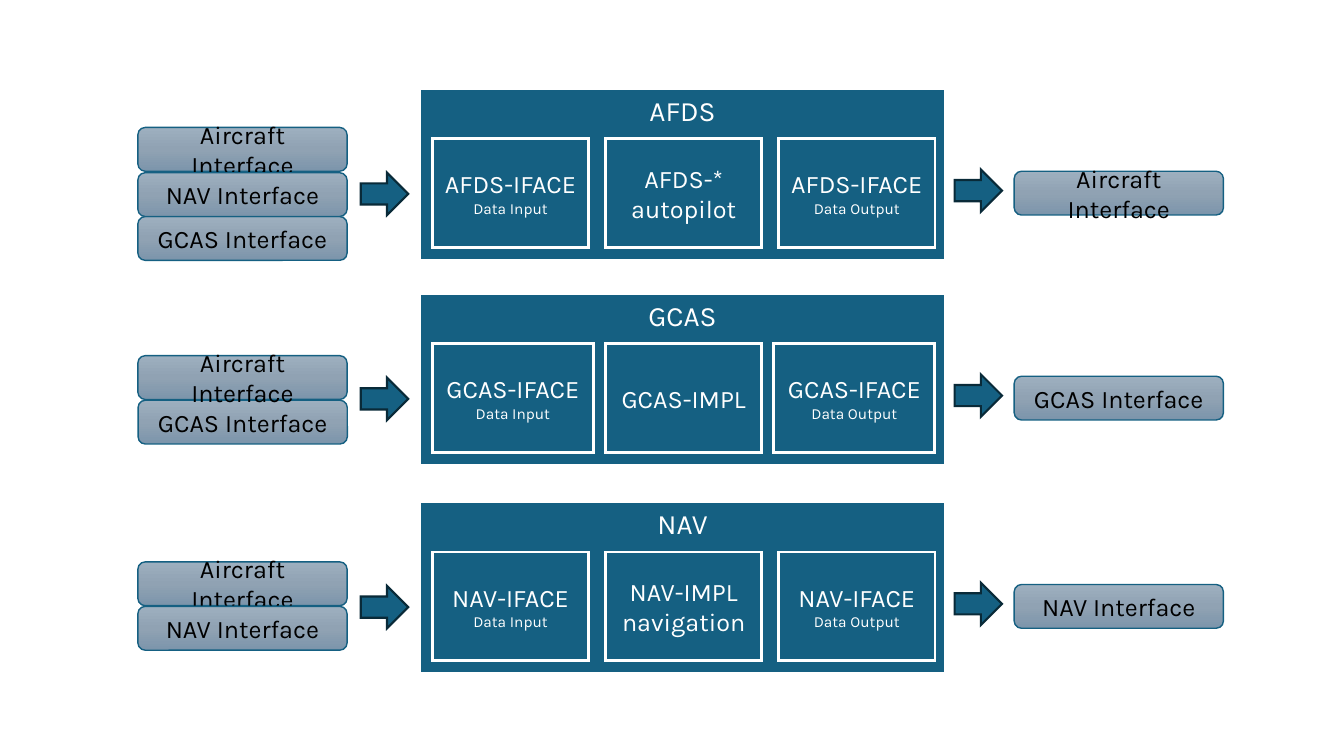
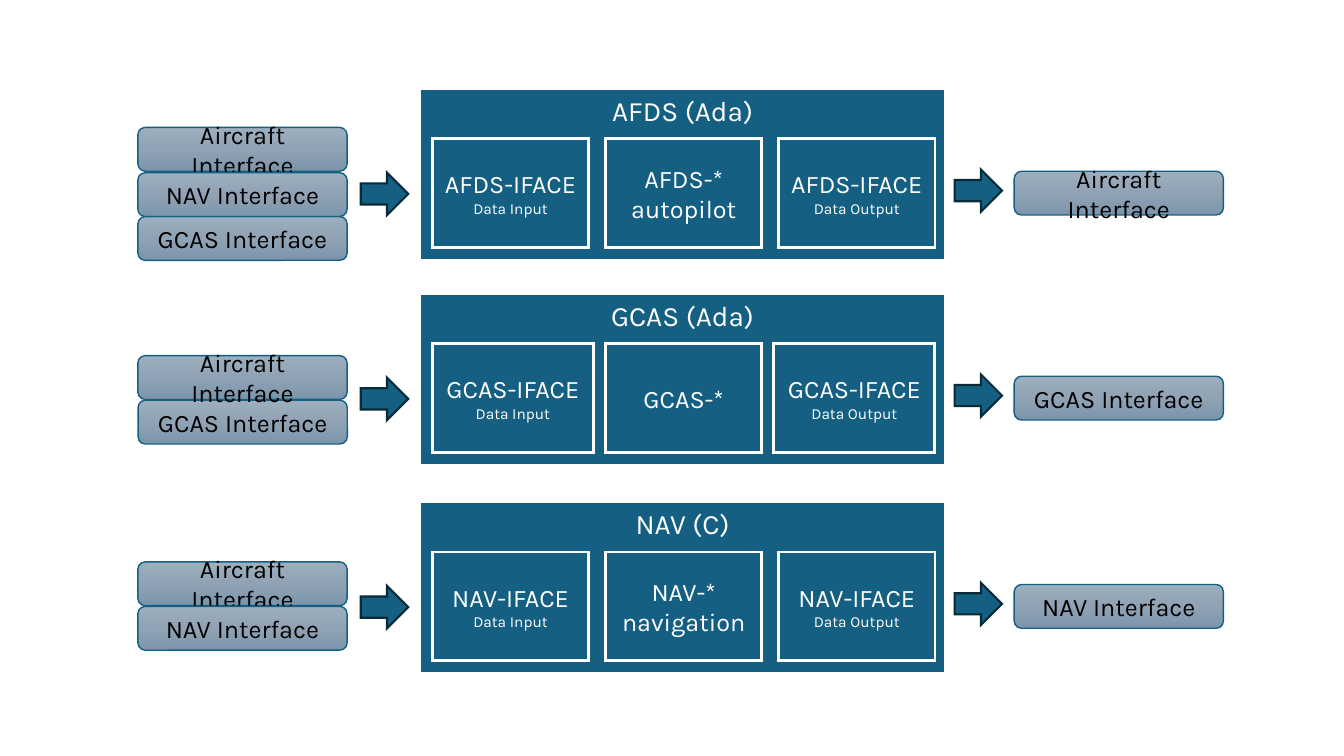
Before and after one commit to toastfr35/Autopilot, a slide deck: slide 3 of Documentation/application.pptx (slide 2 before the commit). Drawn at 1344x756 pixels with LibreOffice and Linux fonts; fonts in the diff are those of the drawing. Boxes give left, top, right and bottom in pixels: in the first picture for what was removed or moved away, otherwise in the second. Text is boxed around its words. In the diff, an @@ line names an element or a change of style, - is before the commit and + after.

```diff
--- a/Documentation/application.pptx
+++ b/Documentation/application.pptx
@@ text in rectangle at [612, 101, 753, 124]: text changed @@
-AFDS
+AFDS (Ada)
@@ text in rectangle at [611, 306, 754, 329]: text changed @@
-GCAS
+GCAS (Ada)
@@ text in rectangle at [643, 390, 723, 409]: text changed @@
-GCAS-IMPL
+GCAS-*
@@ text in rectangle at [636, 514, 729, 537]: text changed @@
-NAV
+NAV (C)
@@ text in rectangle at [652, 583, 716, 601]: text changed @@
-NAV-IMPL
+NAV-*
```
Also in this commit, not shown: 1 other slide changed, 5 slides added, 2 other files.
